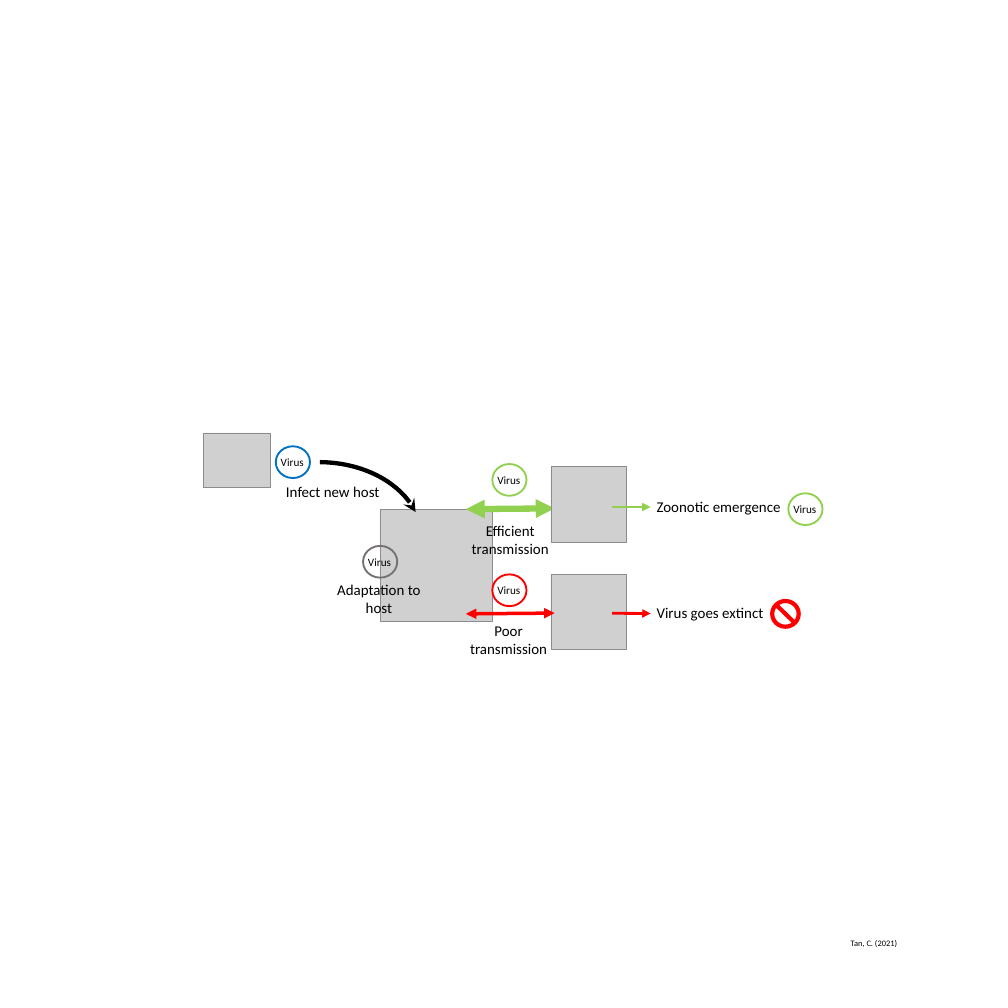
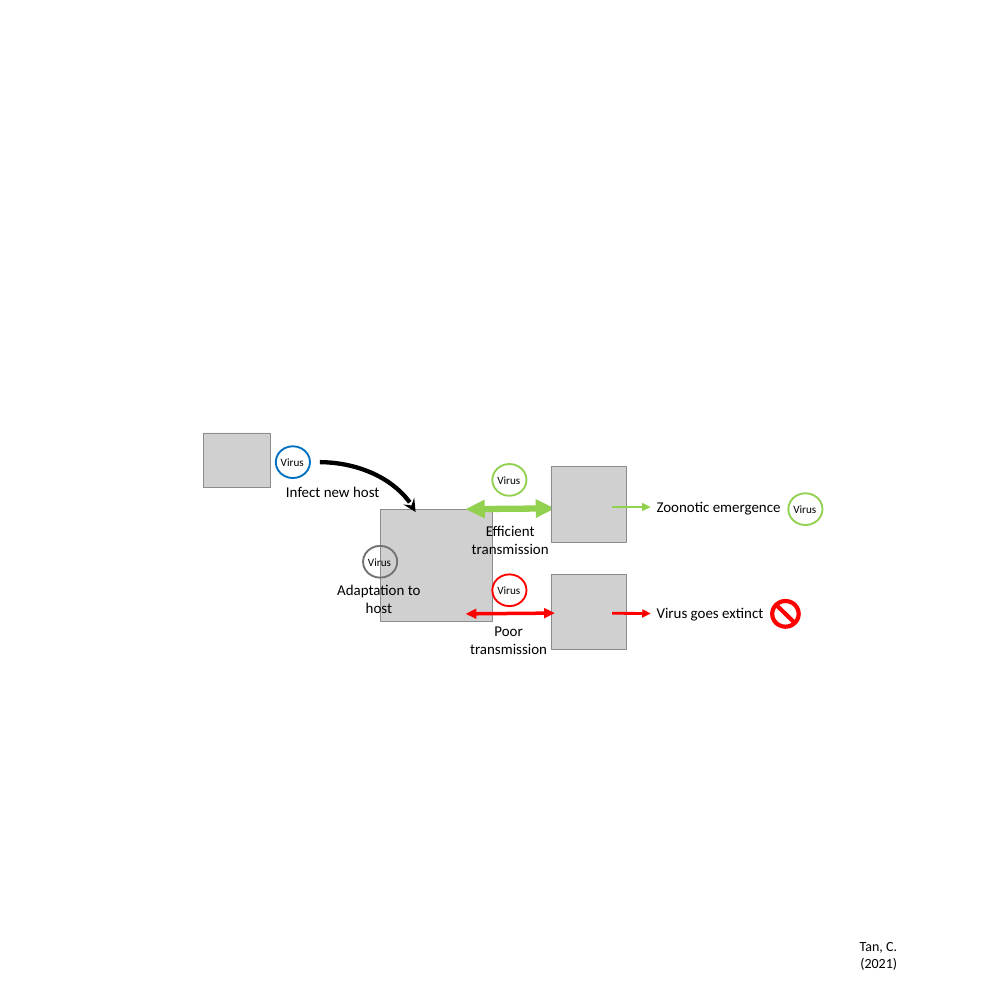
Before and after one commit to cednotsed/BIOC0021, a slide deck: slide 12 of workspace/results/plots.pptx (slide 10 before the commit). Drawn at 1008x1008 pixels with LibreOffice and Linux fonts; fonts in the diff are those of the drawing; grey boxes stand for pictures. Boxes give left, top, right and bottom in pixels: in the first picture for what was removed or moved away, otherwise in the second. Text is boxed around its words. In the diff, an @@ line names an element or a change of style, - is before the commit and + after.

```diff
--- a/workspace/results/plots.pptx
+++ b/workspace/results/plots.pptx
@@ text "Tan, C. (2021)" at bbox=[860, 942, 897, 970]: size 18 to 30 pt @@
```
Also in this commit, not shown: 5 other slides changed, 2 slides added, 5 other files.
